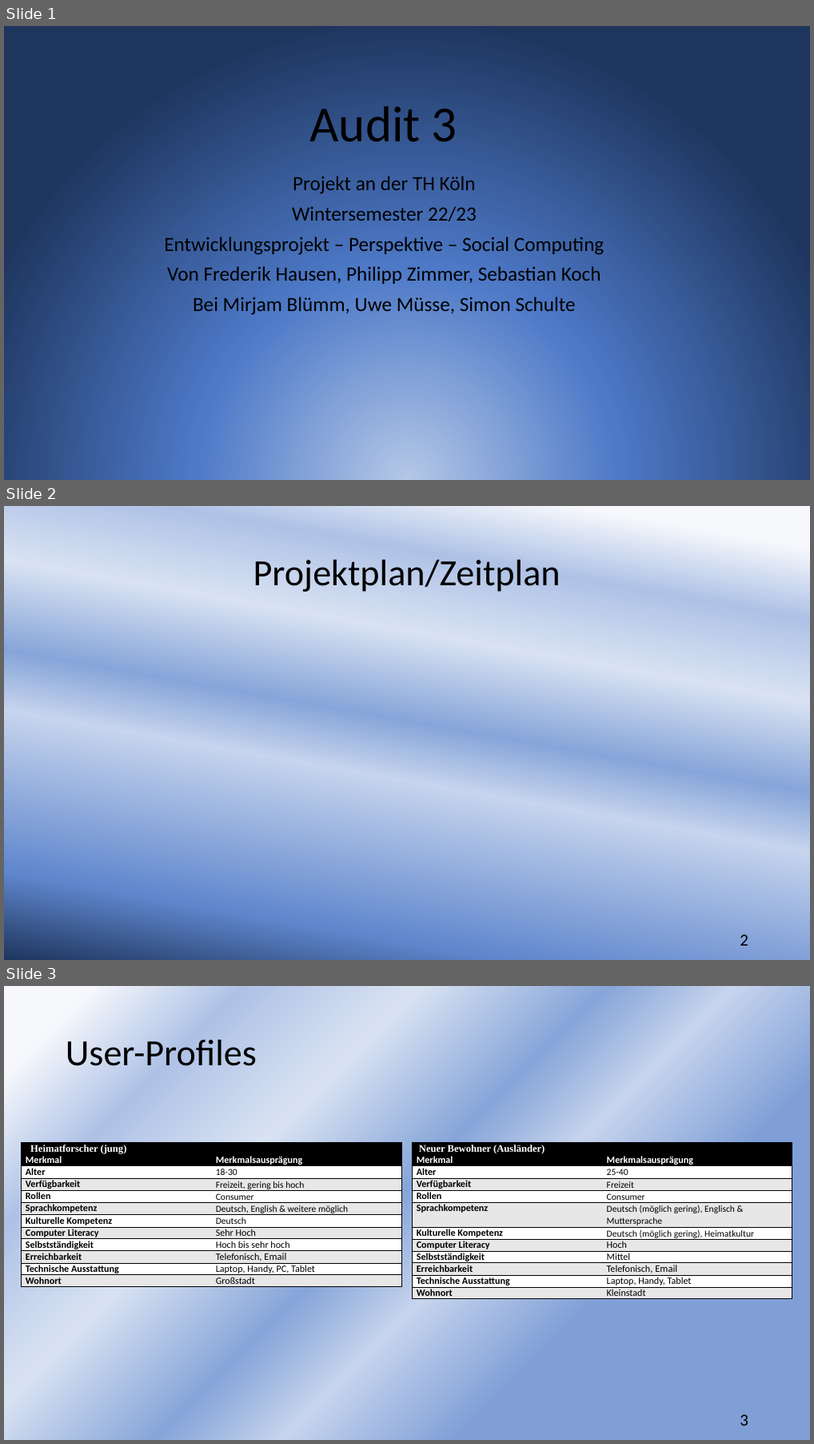
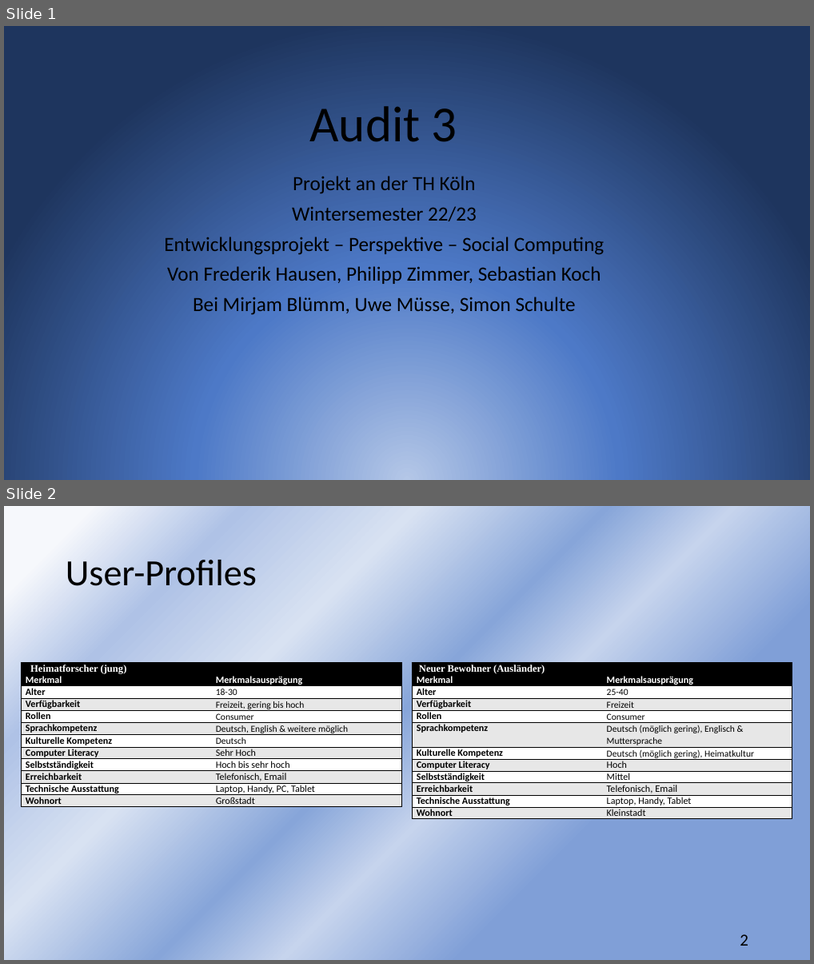
Before and after one commit to sebastiankoch10/EPWS2223HausenKochZimmer, a slide deck: Audits/EPWS2223HausenKochZimmer Audit 3.pptx. Shown one above the other, each under a label of ours: slides 1, 2 and 3 before the commit, slides 1 and 2 after it. The pictures are 814x1444 and 814x964 pixels, drawn with LibreOffice and Linux fonts; fonts in the diff are those of the drawing. Boxes give left, top, right and bottom in pixels: in the first picture for what was removed or moved away, otherwise in the second. Text is boxed around its words. In the diff, an @@ line names an element or a change of style, - is before the commit and + after.

```diff
--- a/Audits/EPWS2223HausenKochZimmer Audit 3.pptx
+++ b/Audits/EPWS2223HausenKochZimmer Audit 3.pptx
@@ slide 2 removed at bbox=[4, 506, 810, 960], background gradient #F6F8FC to #AFC2E6 to #D8E2F2 to #87A5D9 to #C6D4ED to #6087CD to #1E355E @@
@@ title removed at bbox=[254, 560, 561, 592] @@
-Projektplan/Zeitplan
@@ page number removed at bbox=[740, 934, 749, 945] @@
-2
@@ what was slide 3 is now slide 2 @@
@@ page number at bbox=[740, 934, 749, 945]: text changed @@
-3
+2
```
Also in this commit, not shown: 1 slide changed.
